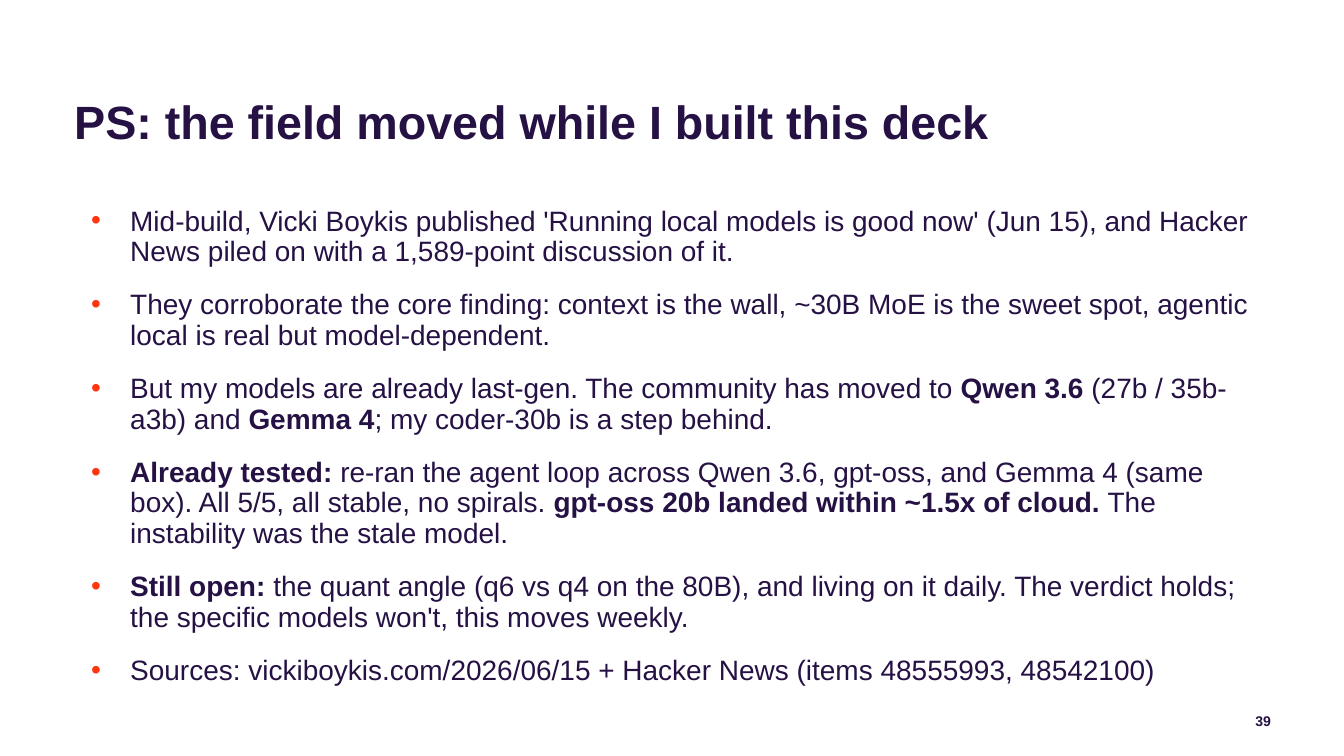
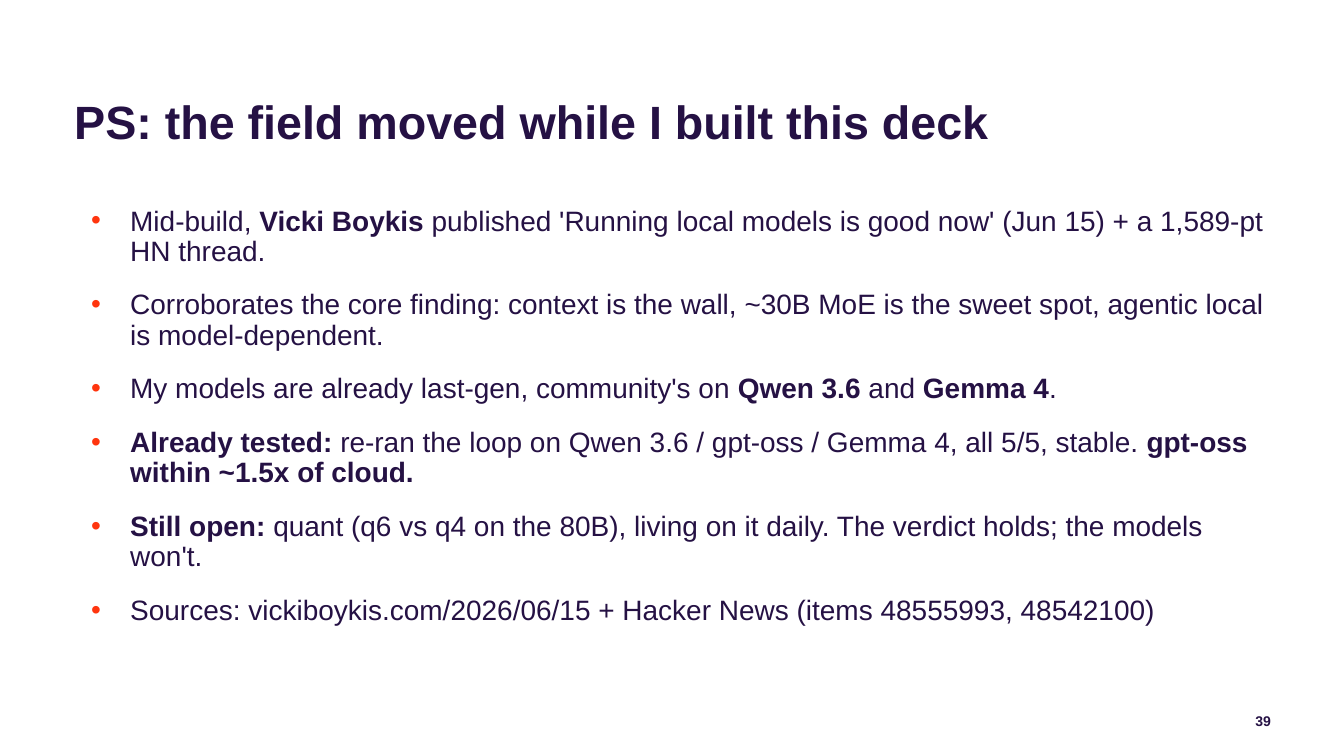
Before and after one commit to jconnolly/local-llm-pi5, a slide deck: slide 39 of local-llm-datasociety.pptx. Drawn at 1344x756 pixels with LibreOffice and Linux fonts; fonts in the diff are those of the drawing; background and template pictures are left out. Boxes give left, top, right and bottom in pixels: in the first picture for what was removed or moved away, otherwise in the second. Text is boxed around its words. In the diff, an @@ line names an element or a change of style, - is before the commit and + after.

```diff
--- a/local-llm-datasociety.pptx
+++ b/local-llm-datasociety.pptx
@@ text at box(130, 210, 1264, 567): text changed @@
-• Mid-build, Vicki Boykis published 'Running local models is good now' (Jun 15), and Hacker News piled on with a 1,589-point discussion of it.
-• They corroborate the core finding: context is the wall, ~30B MoE is the sweet spot, agentic local is real but model-dependent.
-• But my models are already last-gen. The community has moved to Qwen 3.6 (27b / 35b-a3b) and Gemma 4; my coder-30b is a step behind.
-• Already tested: re-ran the agent loop across Qwen 3.6, gpt-oss, and Gemma 4 (same box). All 5/5, all stable, no spirals. gpt-oss 20b landed within ~1.5x of cloud. The instability was the stale model.
-• Still open: the quant angle (q6 vs q4 on the 80B), and living on it daily. The verdict holds; the specific models won't, this moves weekly.
+• Mid-build, Vicki Boykis published 'Running local models is good now' (Jun 15) + a 1,589-pt HN thread.
+• Corroborates the core finding: context is the wall, ~30B MoE is the sweet spot, agentic local is model-dependent.
+• My models are already last-gen, community's on Qwen 3.6 and Gemma 4.
+• Already tested: re-ran the loop on Qwen 3.6 / gpt-oss / Gemma 4, all 5/5, stable. gpt-oss within ~1.5x of cloud.
+• Still open: quant (q6 vs q4 on the 80B), living on it daily. The verdict holds; the models won't.
```
Also in this commit, not shown: 3 other files.
